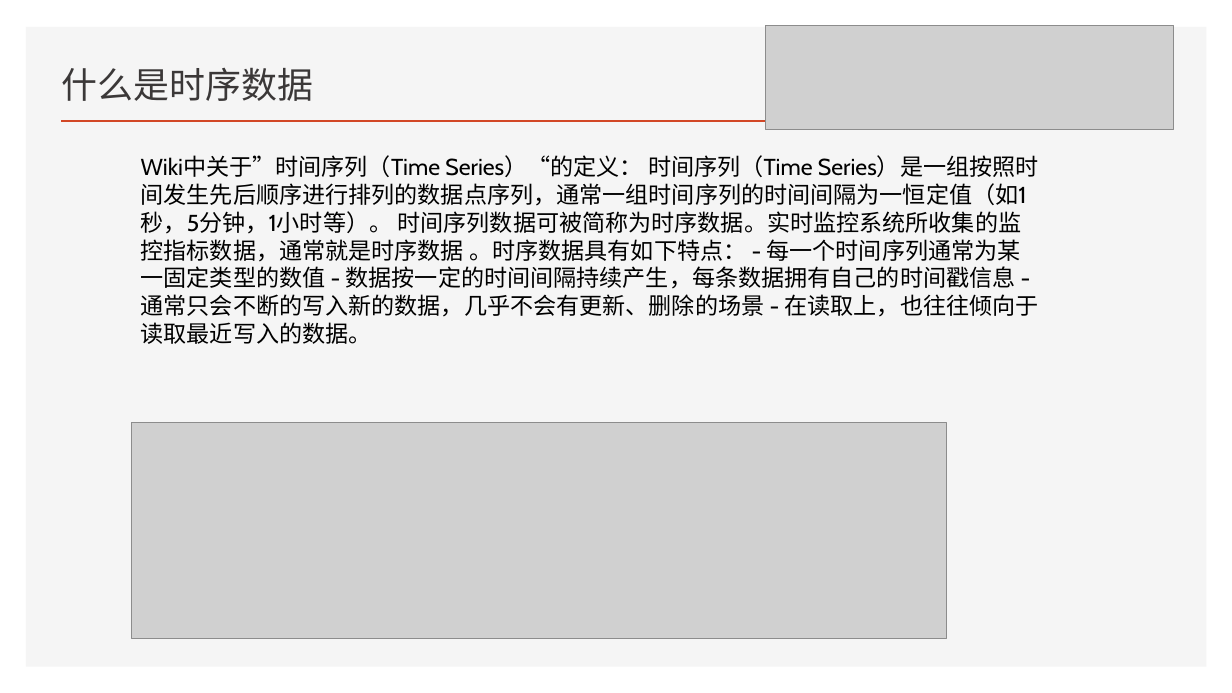
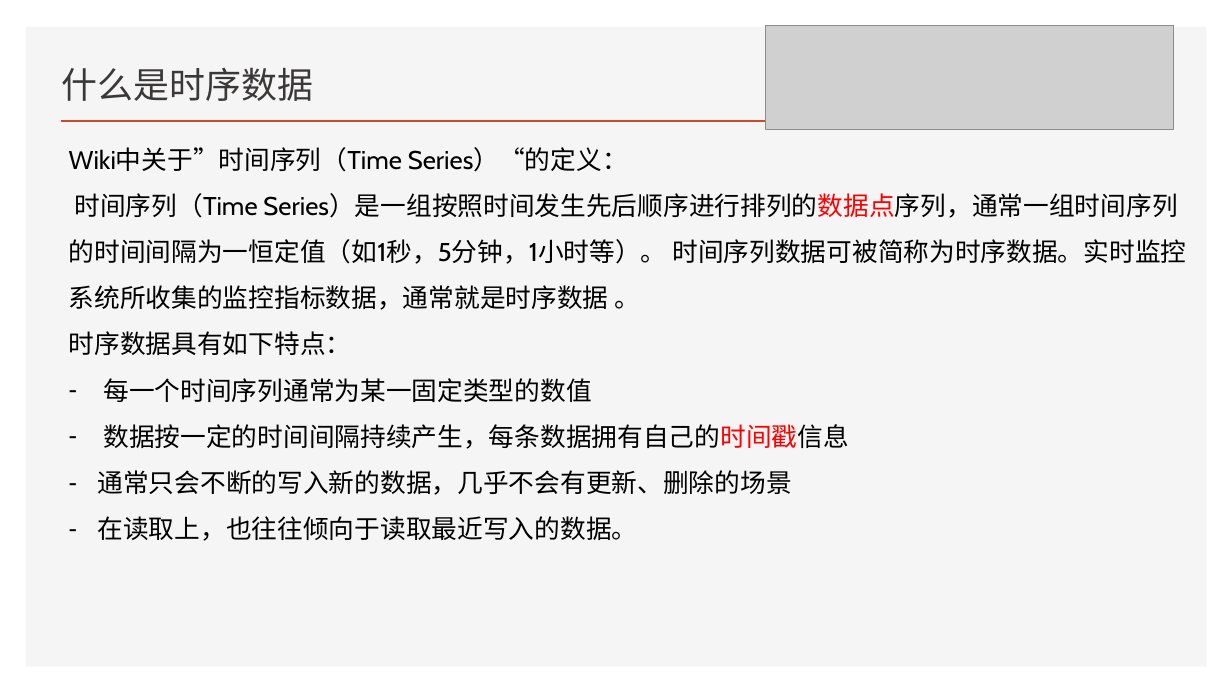
Before and after one commit to Zhangwusheng/Zhangwusheng.github.io, a slide deck: slide 2 of _posts/OpenTsdb基本原理.pptx. Drawn at 1232x693 pixels with LibreOffice and Linux fonts; fonts in the diff are those of the drawing; grey boxes stand for pictures. Boxes give left, top, right and bottom in pixels: in the first picture for what was removed or moved away, otherwise in the second. Text is boxed around its words. In the diff, an @@ line names an element or a change of style, - is before the commit and + after.

```diff
--- a/_posts/OpenTsdb基本原理.pptx
+++ b/_posts/OpenTsdb基本原理.pptx
@@ text at bbox=[69, 147, 1186, 541]: text changed; size 18 to 20 pt @@
-Wiki中关于”时间序列（Time Series）“的定义： 时间序列（Time Series）是一组按照时间发生先后顺序进行排列的数据点序列，通常一组时间序列的时间间隔为一恒定值（如1秒，5分钟，1小时等）。 时间序列数据可被简称为时序数据。实时监控系统所收集的监控指标数据，通常就是时序数据 。时序数据具有如下特点： - 每一个时间序列通常为某一固定类型的数值 - 数据按一定的时间间隔持续产生，每条数据拥有自己的时间戳信息 - 通常只会不断的写入新的数据，几乎不会有更新、删除的场景 - 在读取上，也往往倾向于读取最近写入的数据。
+Wiki中关于”时间序列（Time Series）“的定义：
+时间序列（Time Series）是一组按照时间发生先后顺序进行排列的数据点序列，通常一组时间序列的时间间隔为一恒定值（如1秒，5分钟，1小时等）。 时间序列数据可被简称为时序数据。实时监控系统所收集的监控指标数据，通常就是时序数据 。
+时序数据具有如下特点：
+– 每一个时间序列通常为某一固定类型的数值
+– 数据按一定的时间间隔持续产生，每条数据拥有自己的时间戳信息
+– 通常只会不断的写入新的数据，几乎不会有更新、删除的场景
+– 在读取上，也往往倾向于读取最近写入的数据。
@@ picture removed at bbox=[131, 423, 946, 640] @@
```
Also in this commit, not shown: 5 other slides changed, 20 slides added, 1 slide removed, 4 other files.
